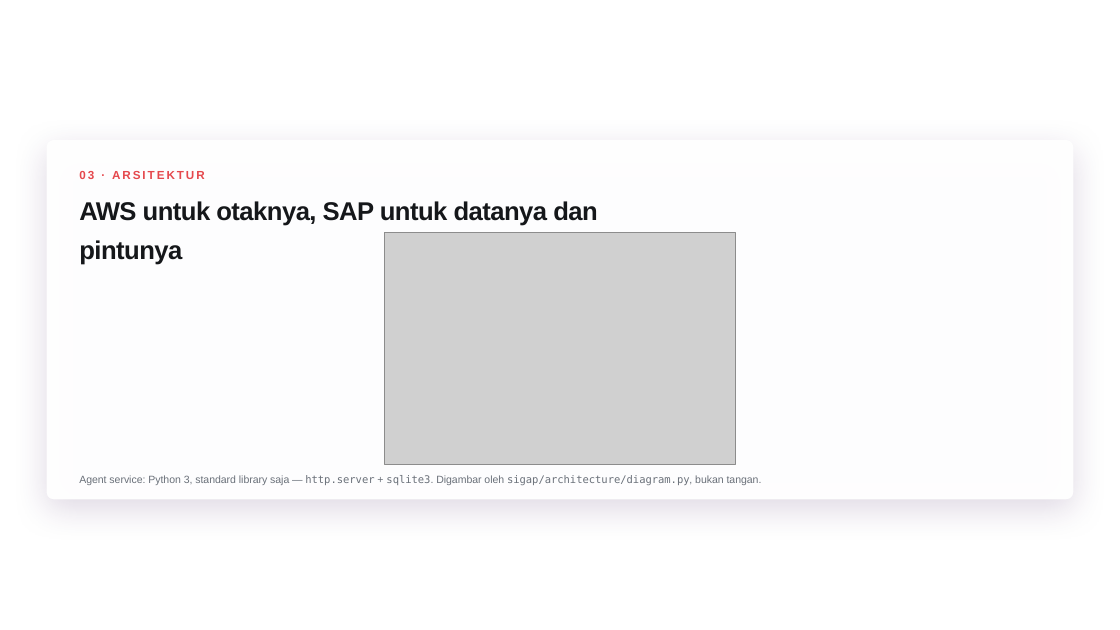
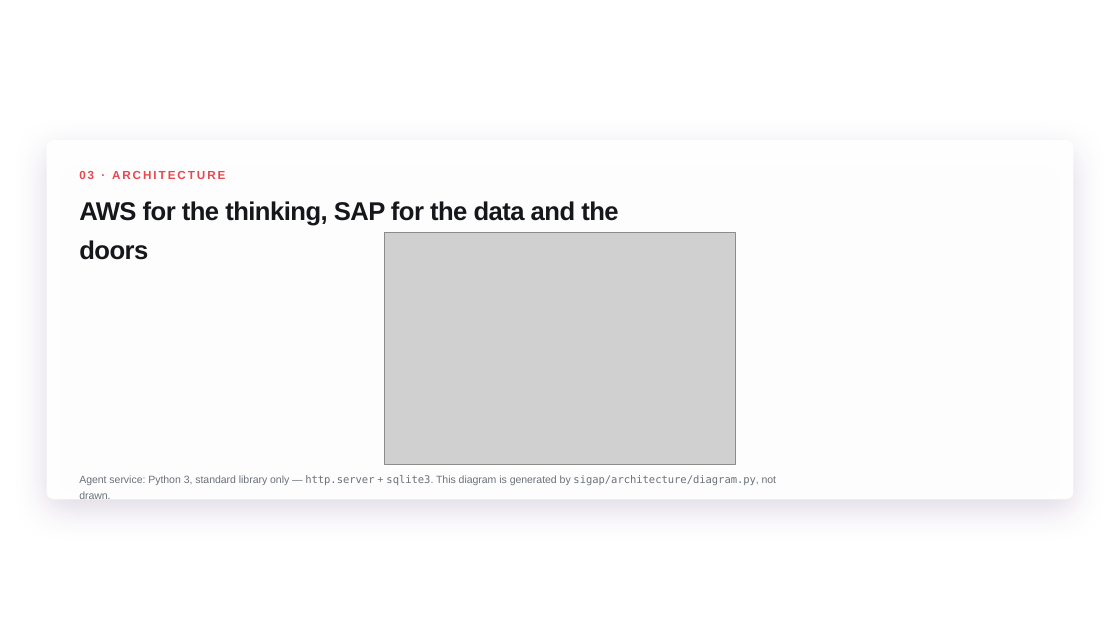
Before and after one commit to maulana-tech/learin-app, a slide deck: slide 5 of sigap/deck/export/sigap-10.pptx. Drawn at 1120x630 pixels with LibreOffice and Linux fonts; fonts in the diff are those of the drawing; grey boxes stand for pictures; background and template pictures are left out. Boxes give left, top, right and bottom in pixels: in the first picture for what was removed or moved away, otherwise in the second. Text is boxed around its words. In the diff, an @@ line names an element or a change of style, - is before the commit and + after.

```diff
--- a/sigap/deck/export/sigap-10.pptx
+++ b/sigap/deck/export/sigap-10.pptx
@@ text at (x1=79, y1=171, x2=225, y2=179): text changed @@
-03 · ARSITEKTUR
+03 · ARCHITECTURE
@@ text at (x1=79, y1=201, x2=618, y2=260): text changed @@
-AWS untuk otaknya, SAP untuk datanya dan
-pintunya
+AWS for the thinking, SAP for the data and the
+doors
@@ text at (x1=79, y1=475, x2=777, y2=499): text changed @@
-Agent service: Python 3, standard library saja — http.server + sqlite3. Digambar oleh sigap/architecture/diagram.py, bukan tangan.
+Agent service: Python 3, standard library only — http.server + sqlite3. This diagram is generated by sigap/architecture/diagram.py, not
+drawn.
```
Also in this commit, not shown: 9 slides added, 9 slides removed, 4 other files.
